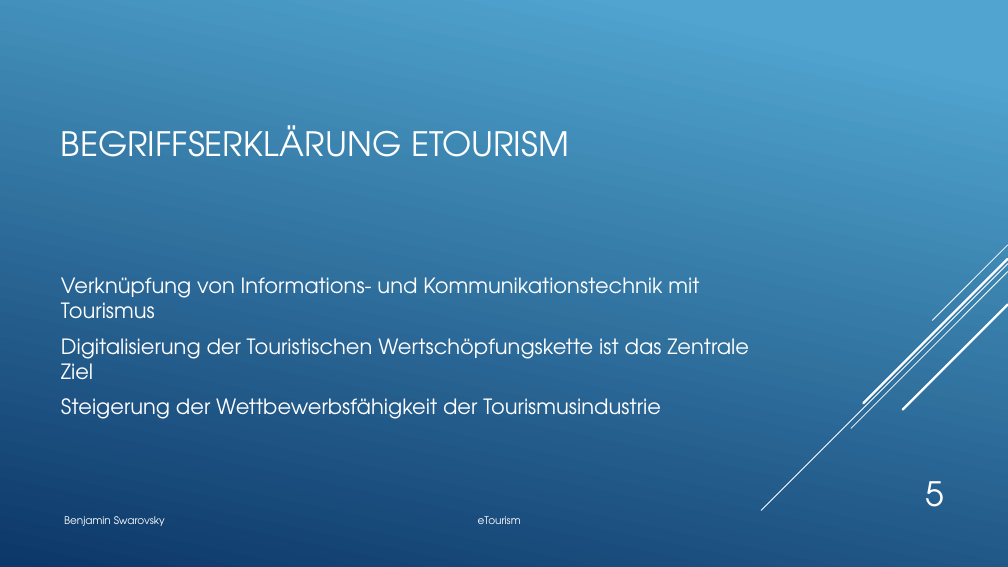
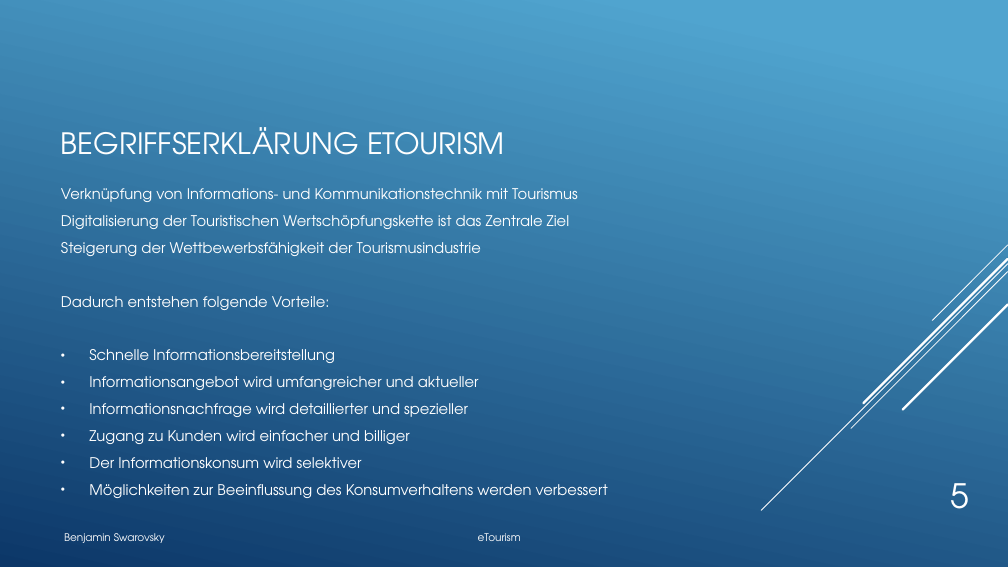
Before and after one commit to BenjaminS01/eTourism, a slide deck: slide 5 of Etourism.pptx. Drawn at 1008x567 pixels with LibreOffice and Linux fonts; fonts in the diff are those of the drawing. Boxes give left, top, right and bottom in pixels: in the first picture for what was removed or moved away, otherwise in the second. Text is boxed around its words. In the diff, an @@ line names an element or a change of style, - is before the commit and + after.

```diff
--- a/Etourism.pptx
+++ b/Etourism.pptx
@@ title "BEGRIFFSERKLÄRUNG ETOURISM" at (61,127,505,155): size 32 to 28 pt @@
@@ text at (61,188,578,256): size 20 to 14 pt in "Verknüpfung von Informations- und Kommunikationstechnik mit  ...", "Digitalisierung der Touristischen Wertschöpfungskette ist da ...", "Steigerung der Wettbewerbsfähigkeit der Tourismusindustrie"; less space between paragraphs @@
@@ text at (61,296,608,498): paragraphs added @@
+Dadurch entstehen folgende Vorteile:
+• Schnelle Informationsbereitstellung
+• Informationsangebot wird umfangreicher und aktueller
+• Informationsnachfrage wird detaillierter und spezieller
+• Zugang zu Kunden wird einfacher und billiger
+• Der Informationskonsum wird selektiver
+• Möglichkeiten zur Beeinflussung des Konsumverhaltens werden verbessert
@@ page number: place and size @@
-page number at (925,481,944,507)
+page number at (950,483,969,509)
@@ text "Benjamin Swarovsky eTourism": place and size @@
-text "Benjamin Swarovsky eTourism" at (64,516,521,526)
+text "Benjamin Swarovsky eTourism" at (64,533,521,543)
```
Also in this commit, not shown: 18 other slides changed, 1 slide added, 1 slide removed.
